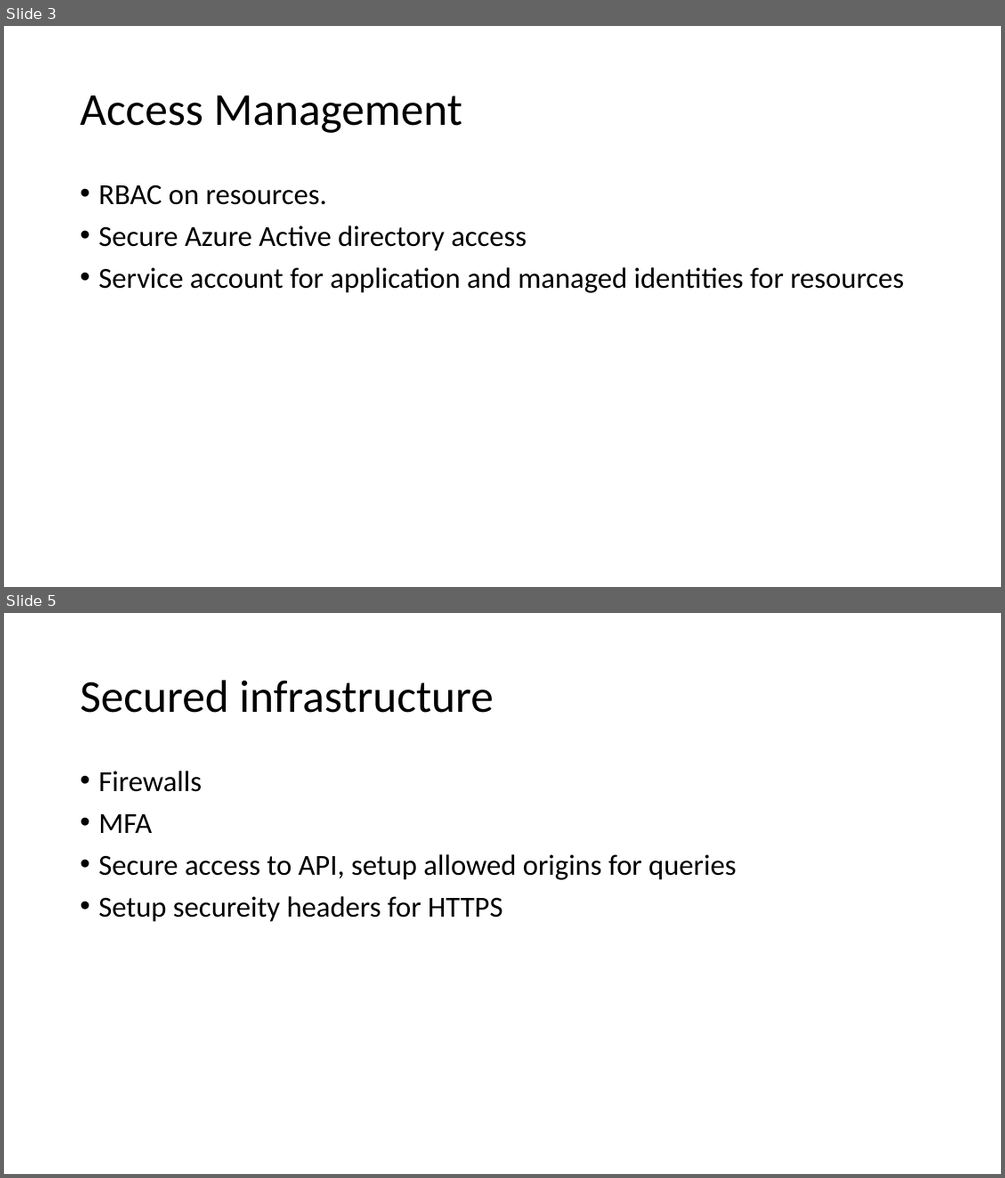
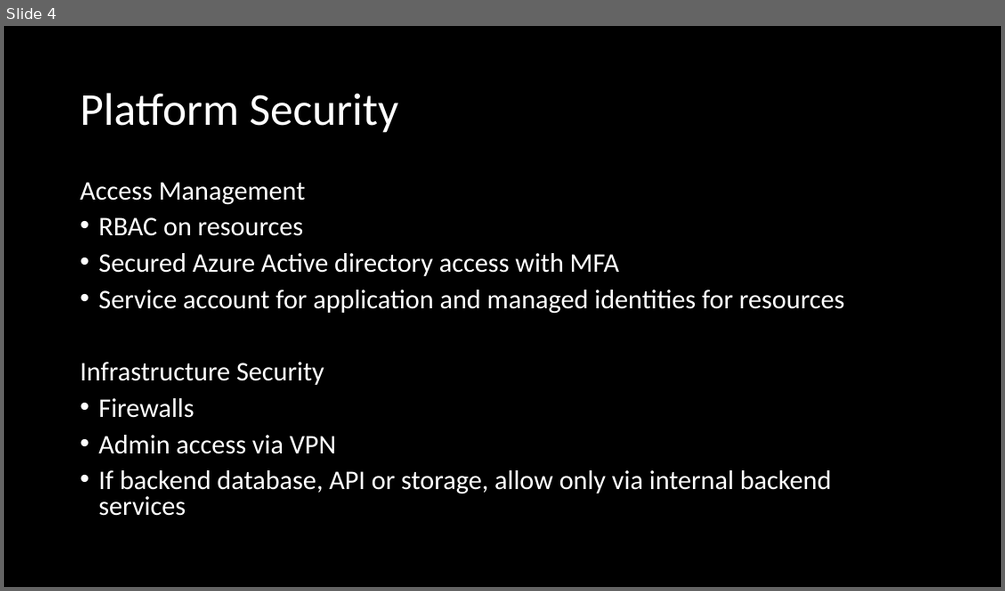
Before and after one commit to clementchane/blunomy, a slide deck: blunomy.pptx. Shown one above the other, each under a label of ours: slides 3 and 5 before the commit, slide 4 after it; the slides between them are not shown. The pictures are 1005x1178 and 1005x591 pixels, drawn with LibreOffice and Linux fonts; fonts in the diff are those of the drawing. Boxes give left, top, right and bottom in pixels: in the first picture for what was removed or moved away, otherwise in the second. Text is boxed around its words. In the diff, an @@ line names an element or a change of style, - is before the commit and + after.

```diff
--- a/blunomy.pptx
+++ b/blunomy.pptx
@@ slide 5 removed at box(4, 613, 1001, 1174), background #FFFFFF @@
@@ title removed at box(80, 680, 494, 713) @@
-Secured infrastructure
@@ text removed at box(98, 771, 736, 922) @@
-• Firewalls
-• MFA
-• Secure access to API, setup allowed origins for queries
-• Setup secureity headers for HTTPS
@@ what was slide 3 is now slide 4 @@
@@ slide 4 changed as well @@
@@ background #FFFFFF to #000000 @@
@@ title at box(80, 93, 399, 133): text changed; text colour #000000 to #FFFFFF @@
-Access Management
+Platform Security
@@ text at box(80, 182, 620, 276): text changed; size 28 to 25.9 pt; text colour #000000 to #FFFFFF @@
-• RBAC on resources.
-• Secure Azure Active directory access
+Access Management
+• RBAC on resources
+• Secured Azure Active directory access with MFA
@@ text at box(98, 289, 845, 313): size 28 to 25.9 pt, text colour #000000 to #FFFFFF in "Service account for application and managed identities ..."; line spacing 0.9 to 0.8 @@
@@ text at box(80, 362, 832, 516): paragraphs added @@
+Infrastructure Security
+• Firewalls
+• Admin access via VPN
+• If backend database, API or storage, allow only via internal backend services
```
Also in this commit, not shown: 3 other slides changed, 1 slide added, 2 other files.
